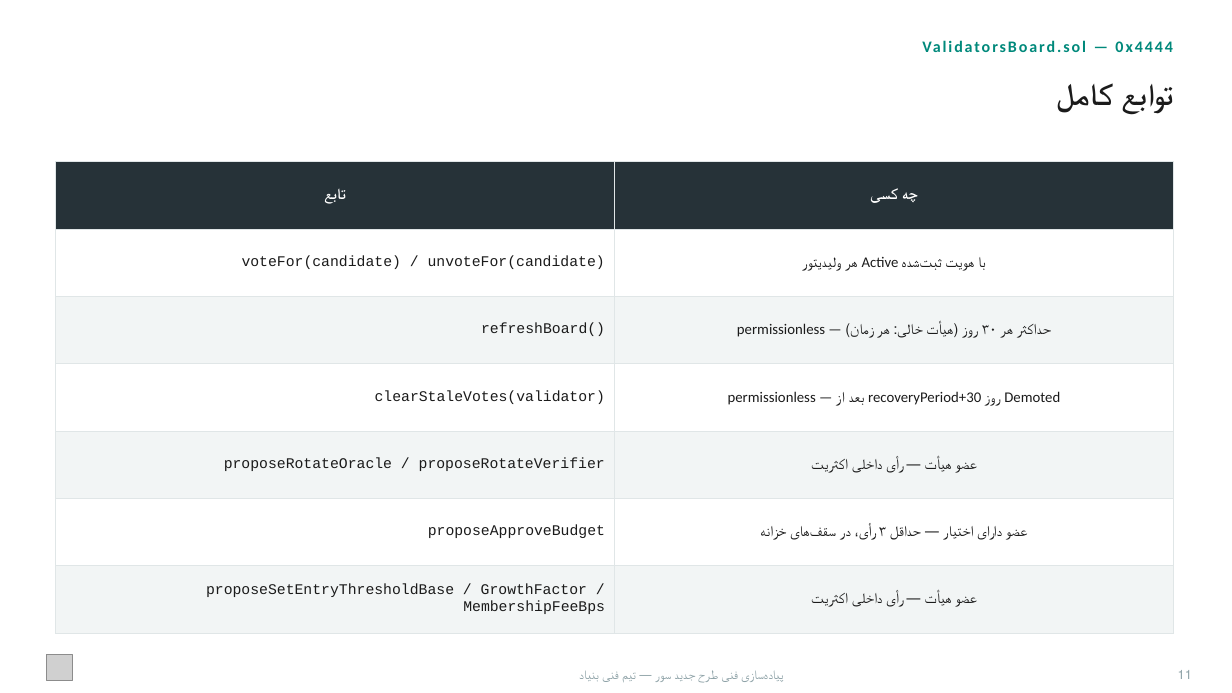
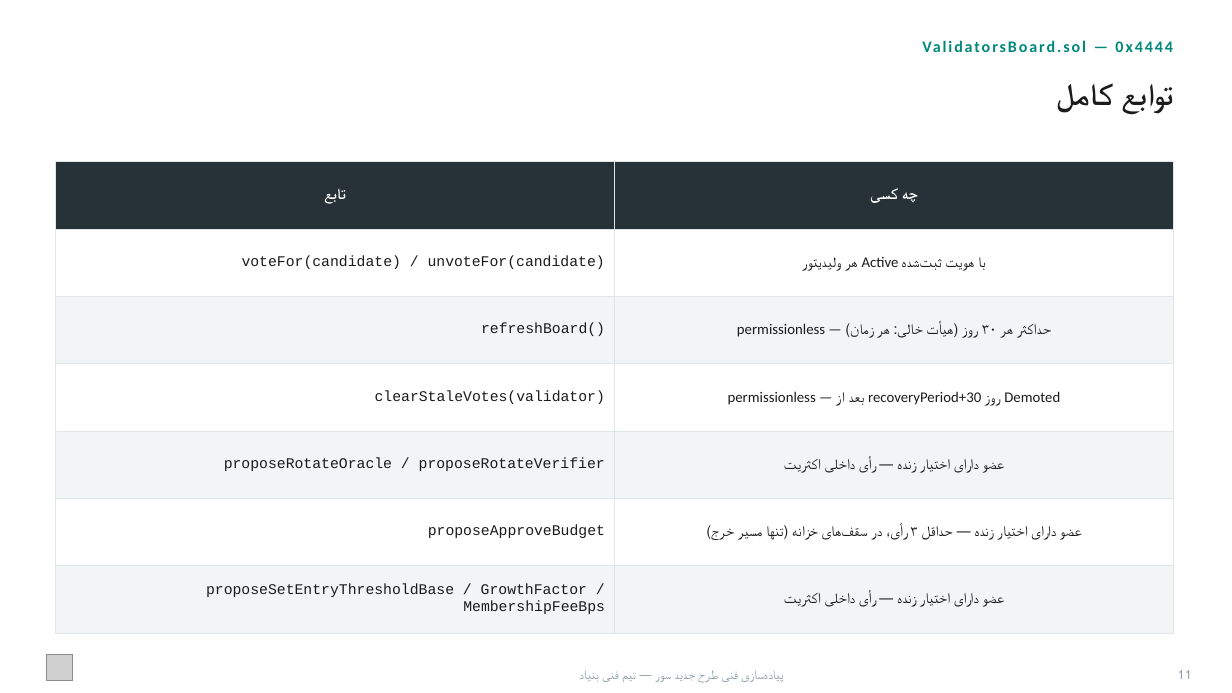
Before and after one commit to Sur-network/sur-new, a slide deck: slide 12 of presentations/Sur - Technical Team Presentation.pptx. Drawn at 1232x693 pixels with LibreOffice and Linux fonts; fonts in the diff are those of the drawing; grey boxes stand for pictures. Boxes give left, top, right and bottom in pixels: in the first picture for what was removed or moved away, otherwise in the second. Text is boxed around its words. In the diff, an @@ line names an element or a change of style, - is before the commit and + after.

```diff
--- a/presentations/Sur - Technical Team Presentation.pptx
+++ b/presentations/Sur - Technical Team Presentation.pptx
@@ table at (x1=55, y1=162, x2=1174, y2=633) @@
-row 5, column 2: عضو هیأت — رأی داخلی اکثریت
+row 5, column 2: عضو دارای اختیار زنده — رأی داخلی اکثریت
-row 6, column 2: عضو دارای اختیار — حداقل ۳ رأی، در سقف‌های خزانه
+row 6, column 2: عضو دارای اختیار زنده — حداقل ۳ رأی، در سقف‌های خزانه (تنها مسیر خرج)
-row 7, column 2: عضو هیأت — رأی داخلی اکثریت
+row 7, column 2: عضو دارای اختیار زنده — رأی داخلی اکثریت
```
Also in this commit, not shown: 8 other slides changed, 35 other files.
